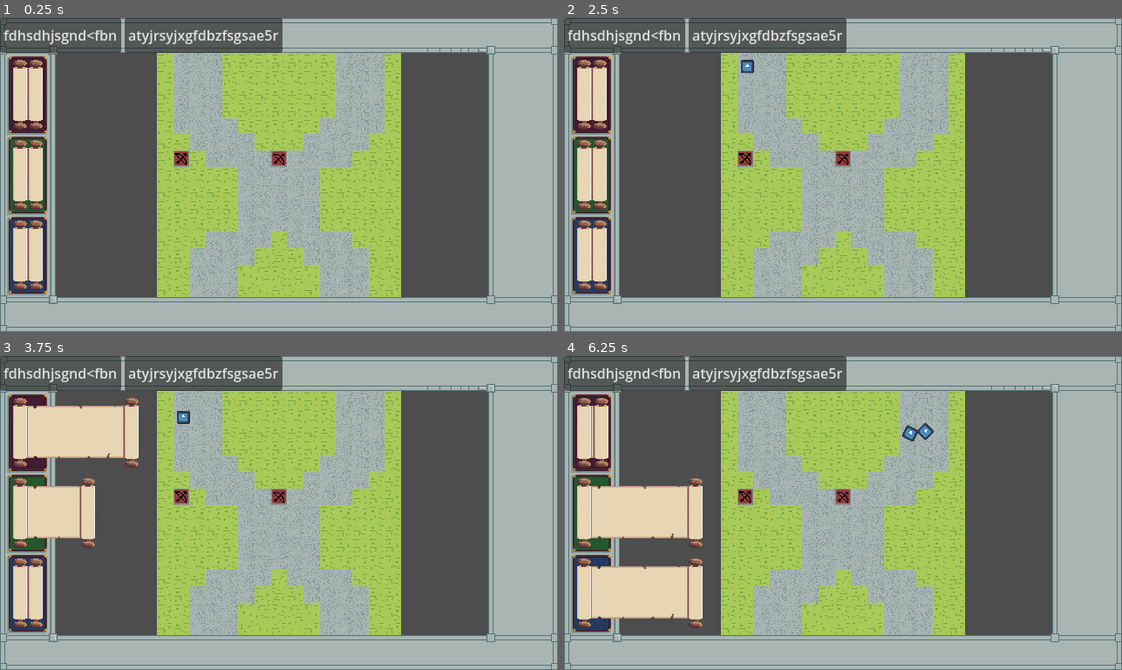
Above: before the commit, frames 1-4 (two rows, left to right).
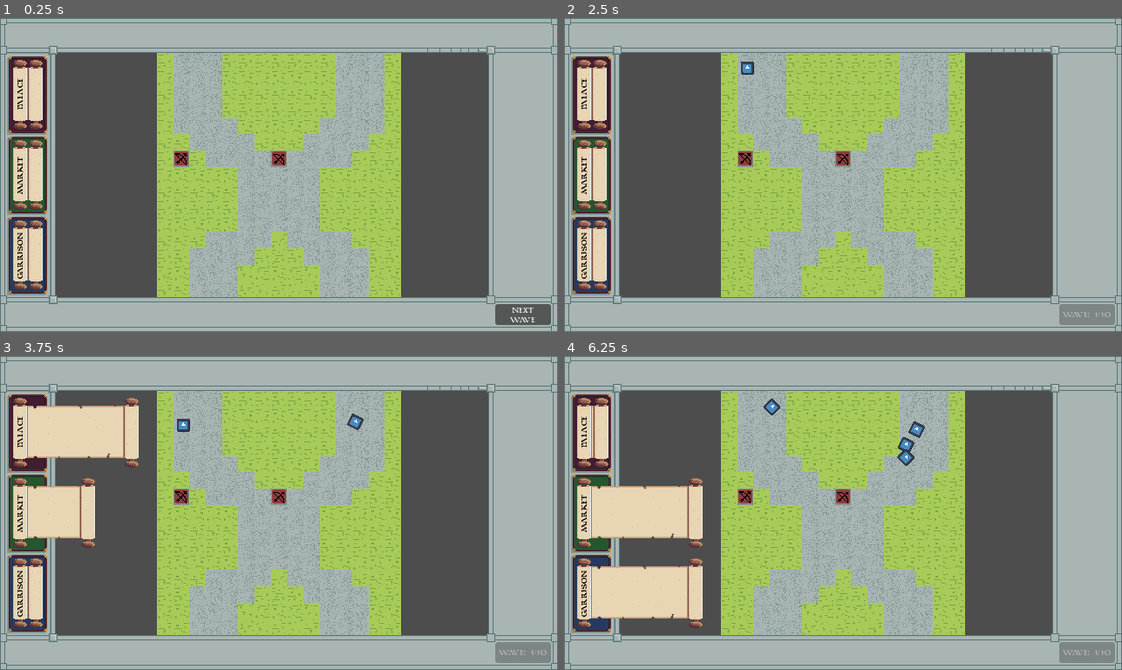
Above: after the commit, the same moments.

Repository: sammy-hutch/tower-defense-deckbuilder
Game: Godot game, scene res://scenes/main.tscn
Two runs of this game, one before a commit and one after it. Both use one fixed random seed, a clock stepped at 60 frames per second and the inputs below. The engine's default icon, where the game draws it, is replaced by a stand-in: a white triangle on a blue panel in a dark square.
Inputs (mouse positions are in pixels of both pictures, inside the frame that each line leads up to):
- Up to frame 1 (0.25 s): no input
- Up to frame 2 (2.5 s): click (625, 36) at 0.5 s, where only the run before the commit has a clickable "fdhsdhjsgnd<fbn"; click (764, 36) at 1.25 s, where only the run before the commit has a clickable "atyjrsyjxgfdbzfsgsae5r"; click (1088, 313) at 2 s, where only the run after the commit has a clickable "Next Wave"
- Up to frame 3 (3.75 s): click (33, 431) at 2.75 s; click (33, 513) at 3.5 s
- Up to frame 4 (6.25 s): click (597, 594) at 4.25 s; click (625, 374) at 5 s, where only the run before the commit has a clickable "fdhsdhjsgnd<fbn"; click (692, 431) at 5.75 s

The runs differ from the first frame. In frame 1, 6.2% of the frame differs, in the area x 0-99%, y 0-98%; in frame 2, 6.2%; in frame 3, 6.4%; in frame 4, 6.7%.

Commit message:
feat: wave sequence, wave data, font

Diff:
--- /dev/null
+++ b/data/waves_data.gd
@@ -0,0 +1,20 @@
+extends Node
+
+var waves: Dictionary = {
+	1: [
+		{"type": "basic", "delay": 1},
+		{"type": "basic", "delay": 1},
+		{"type": "basic", "delay": 1},
+		{"type": "basic", "delay": 1},
+		{"type": "basic", "delay": 1},
+		{"type": "big", "delay": 1},
+	],
+	2: [
+		{"type": "basic", "delay": 1},
+		{"type": "big", "delay": 1},
+		{"type": "basic", "delay": 1},
+		{"type": "big", "delay": 1},
+		{"type": "basic", "delay": 1},
+		{"type": "big", "delay": 1},
+	]
+}
--- a/project.godot
+++ b/project.godot
@@ -15,6 +15,11 @@
 config/features=PackedStringArray("4.7", "Forward Plus")
 config/icon="res://assets/sprites/icon.svg"
 
+[autoload]
+
+Events="*uid://cupah0e0aonjb"
+WavesData="*uid://cbnj71ky7ifrb"
+
 [display]
 
 window/size/viewport_width=640
@@ -28,6 +33,10 @@
 tiles=""
 mobs=""
 
+[gui]
+
+theme/custom_font="uid://jh14ri7chkkm"
+
 [physics]
 
 3d/physics_engine="Jolt Physics"
--- a/scenes/main.tscn
+++ b/scenes/main.tscn
@@ -105,14 +105,6 @@
 custom_maximum_size = Vector2(640, 40)
 layout_mode = 2
 
-[node name="Button" type="Button" parent="CanvasLayer/UI/VBoxContainer/TopBar" unique_id=1351294164]
-layout_mode = 2
-text = "fdhsdhjsgnd<fbn"
-
-[node name="Button2" type="Button" parent="CanvasLayer/UI/VBoxContainer/TopBar" unique_id=1394035112]
-layout_mode = 2
-text = "atyjrsyjxgfdbzfsgsae5r"
-
 [node name="MainView" type="HBoxContainer" parent="CanvasLayer/UI/VBoxContainer" unique_id=769095362]
 custom_minimum_size = Vector2(640, 280)
 layout_mode = 2
@@ -121,6 +113,20 @@
 custom_minimum_size = Vector2(64, 280)
 custom_maximum_size = Vector2(64, 280)
 layout_mode = 2
+
+[node name="PalaceScrollLabel" type="Label" parent="CanvasLayer/UI/VBoxContainer/MainView/ShopSelector" unique_id=262441873]
+modulate = Color(0, 0, 0, 1)
+texture_filter = 1
+layout_mode = 0
+offset_left = 14.0
+offset_top = 76.0
+offset_right = 73.0
+offset_bottom = 93.0
+rotation = -1.5707964
+theme_override_font_sizes/font_size = 10
+text = "Palace"
+horizontal_alignment = 1
+vertical_alignment = 1
 
 [node name="PalaceButton" type="TextureButton" parent="CanvasLayer/UI/VBoxContainer/MainView/ShopSelector" unique_id=316825363]
 texture_filter = 1
@@ -135,6 +141,20 @@
 size_flags_vertical = 0
 texture_normal = ExtResource("5_o6xl0")
 
+[node name="MarketScrollLabel2" type="Label" parent="CanvasLayer/UI/VBoxContainer/MainView/ShopSelector" unique_id=1981685104]
+modulate = Color(0, 0, 0, 1)
+texture_filter = 1
+layout_mode = 0
+offset_left = 14.0
+offset_top = 169.0
+offset_right = 73.0
+offset_bottom = 186.0
+rotation = -1.5707964
+theme_override_font_sizes/font_size = 10
+text = "Market"
+horizontal_alignment = 1
+vertical_alignment = 1
+
 [node name="MarketButton" type="TextureButton" parent="CanvasLayer/UI/VBoxContainer/MainView/ShopSelector" unique_id=384498588]
 texture_filter = 1
 custom_minimum_size = Vector2(18, 80)
@@ -148,6 +168,20 @@
 size_flags_vertical = 0
 texture_normal = ExtResource("5_o6xl0")
 
+[node name="GarrisonScrollLabel3" type="Label" parent="CanvasLayer/UI/VBoxContainer/MainView/ShopSelector" unique_id=596201187]
+modulate = Color(0, 0, 0, 1)
+texture_filter = 1
+layout_mode = 0
+offset_left = 14.0
+offset_top = 261.0
+offset_right = 74.0
+offset_bottom = 278.0
+rotation = -1.5707964
+theme_override_font_sizes/font_size = 10
+text = "Garrison"
+horizontal_alignment = 1
+vertical_alignment = 1
+
 [node name="GarrisonButton" type="TextureButton" parent="CanvasLayer/UI/VBoxContainer/MainView/ShopSelector" unique_id=618357962]
 texture_filter = 1
 custom_minimum_size = Vector2(18, 80)
@@ -170,5 +204,19 @@
 [node name="BottomBar" type="HBoxContainer" parent="CanvasLayer/UI/VBoxContainer" unique_id=684191337]
 custom_minimum_size = Vector2(640, 40)
 layout_mode = 2
+alignment = 2
+
+[node name="NextWaveButton" type="Button" parent="CanvasLayer/UI" unique_id=890409092]
+custom_minimum_size = Vector2(64, 24)
+custom_maximum_size = Vector2(64, 24)
+layout_mode = 0
+offset_left = 568.0
+offset_top = 328.0
+offset_right = 632.0
+offset_bottom = 352.0
+theme_override_font_sizes/font_size = 10
+text = "Next
+Wave"
 
 [connection signal="pressed" from="CanvasLayer/UI/VBoxContainer/MainView/ShopSelector/PalaceButton" to="CanvasLayer/UI" method="_on_palace_button_pressed"]
+[connection signal="pressed" from="CanvasLayer/UI/NextWaveButton" to="CanvasLayer/UI" method="_on_next_wave_button_pressed"]
--- a/scripts/archer_tower.gd
+++ b/scripts/archer_tower.gd
@@ -5,7 +5,7 @@
 
 const arrow_scene = preload("res://scenes/arrow.tscn")
 
-@export var cooldown_time: float = 5.0
+@export var cooldown_time: float = 3.0
 
 var ready_to_attack: bool = true
 var mobs_in_range: Array = []
--- /dev/null
+++ b/scripts/events.gd
@@ -0,0 +1,7 @@
+extends Node
+
+signal wave_start_requested
+signal wave_finish_requested
+
+signal wave_started
+signal wave_finished
--- a/scripts/main.gd
+++ b/scripts/main.gd
@@ -5,10 +5,16 @@
 @onready var tilemap_layer = $Map/TileMapLayer
 @onready var map_window: Control = $CanvasLayer/UI/VBoxContainer/MainView/MapWindow
 
+var current_wave: int = 0
+var total_waves: int = 10
+
 # Called when the node enters the scene tree for the first time.
 func _ready() -> void:
-	#await get_tree().process_frame
+	# setup signals
+	Events.wave_start_requested.connect(_on_wave_start_requested)
+	Events.wave_finish_requested.connect(_on_wave_finish_requested)
 
+	# setup Camera & zoom
 	var viewport_width = ProjectSettings.get_setting("display/window/size/viewport_width")
 	var viewport_height = ProjectSettings.get_setting("display/window/size/viewport_height")
 
@@ -34,8 +40,21 @@
 	var map_center = map_rect.position * tile_map.tile_set.tile_size + map_pixel_size / 2
 	camera_2d.global_position = map_center
 
+	# setup children data
+	var path = map.get_node("Path")
+	path.main = self
+
 
 
 # Called every frame. 'delta' is the elapsed time since the previous frame.
 func _process(delta: float) -> void:
 	pass
+
+
+func _on_wave_start_requested() -> void:
+	current_wave += 1
+	if current_wave <= total_waves:
+		Events.wave_started.emit()
+
+func _on_wave_finish_requested() -> void:
+	Events.wave_finished.emit()
--- a/scripts/mob.gd
+++ b/scripts/mob.gd
@@ -4,7 +4,7 @@
 
 var current_tiles: Array = []
 var direction: Vector2
-var speed: float = 20.0
+var speed: float = 30.0
 
 # Called when the node enters the scene tree for the first time.
 func _ready() -> void:
--- a/scripts/path.gd
+++ b/scripts/path.gd
@@ -6,25 +6,34 @@
 const path_cell_scene = preload("res://scenes/path_cell.tscn")
 const mob_scene = preload("res://scenes/mob.tscn")
 
+# ref vars waiting to populate
+var main: Node2D
+
 var cell_lookup := {}
 var flow_map := {}
 
 var path_cells: Array = []
 var path_tiles: Array = []
 
+var current_wave_data: Array
+
 # Called when the node enters the scene tree for the first time.
 func _ready() -> void:
+	# set signals
+	Events.wave_started.connect(_on_wave_started)
+
 	_build_path()
 	_find_shortest_routes()
 
-	t.wait_time = 2.0
-	t.autostart = true
 	t.timeout.connect(_on_timer_timeout)
 
 
 # Called every frame. 'delta' is the elapsed time since the previous frame.
 func _process(delta: float) -> void:
 	pass
+
+
+###### BUILD FUNCTIONS ######
 
 func _build_path():
 	var tile_set = tile_map_layer.tile_set
@@ -108,26 +117,7 @@
 		_update_path_cells(cell_info)
 
 
-func _spawn_mob():
-	var entry_points = tile_map_layer.get_used_cells_by_id(-1, Vector2i(2,0), -1)
-	var entry_point: Vector2i
-
-	if len(entry_points) > 0:
-		entry_point = entry_points.pick_random()
-
-	var world_pos = tile_map_layer.map_to_local(entry_point)
-	var tile_size = tile_map_layer.tile_set.tile_size.x
-	var x_fuzz = randi_range(-tile_size, tile_size)
-	var y_fuzz = randi_range(-tile_size, tile_size)
-	world_pos += Vector2(x_fuzz, y_fuzz)
-
-	var new_mob = mob_scene.instantiate()
-	new_mob.position = world_pos
-
-	add_child(new_mob)
-
-
-###### HELPER FUNCTIONS ######
+###### BUILD HELPER FUNCTIONS ######
 
 func _update_flow_map(new_tile):
 	var tile = new_tile["tile"]
@@ -152,7 +142,57 @@
 	cell.flow_vector = vector
 
 
+###### RUN FUNCTIONS ######
+
+func _wave_starter() -> void:
+	if main.current_wave <= len(WavesData.waves):
+		current_wave_data = WavesData.waves[main.current_wave]
+		_handle_next_wave_event()
+	else:
+		Events.wave_finished.emit()
+
+
+func _spawn_mob(type: String):
+	print("spawning mob of type: %s" % type)
+	var entry_points = tile_map_layer.get_used_cells_by_id(-1, Vector2i(2,0), -1)
+	var entry_point: Vector2i
+
+	if len(entry_points) > 0:
+		entry_point = entry_points.pick_random()
+
+	var world_pos = tile_map_layer.map_to_local(entry_point)
+	var tile_size = tile_map_layer.tile_set.tile_size.x
+	var x_fuzz = randi_range(-tile_size, tile_size)
+	var y_fuzz = randi_range(-tile_size, tile_size)
+	world_pos += Vector2(x_fuzz, y_fuzz)
+
+	var new_mob = mob_scene.instantiate()
+	new_mob.position = world_pos
+
+	if type == "big":
+		new_mob.scale = Vector2(2,2)
+
+	add_child(new_mob)
+
+
+func _handle_next_wave_event() -> void:
+	if not current_wave_data.is_empty():
+		var current_event = current_wave_data.pop_front()
+
+		_spawn_mob(current_event["type"])
+
+		t.wait_time = current_event["delay"]
+		t.start()
+
+	else:
+		Events.wave_finished.emit()
+
+
+
 ###### Signals ######
 
+func _on_wave_started() -> void:
+	_wave_starter()
+
 func _on_timer_timeout() -> void:
-	_spawn_mob()
+	_handle_next_wave_event()
--- a/scripts/ui.gd
+++ b/scripts/ui.gd
@@ -1,6 +1,9 @@
 extends Control
 
-# Menu Scrolls nodes
+# Main parent node
+@onready var main: Node2D = $"../.."
+
+# Menu Scrolls children nodes
 @onready var palace_button: TextureButton = $VBoxContainer/MainView/ShopSelector/PalaceButton
 @onready var palace_scroll_clip: Control = $PalaceScrollClip
 @onready var palace_scroll_graphic: TextureRect = $PalaceScrollClip/PalaceScroll
@@ -10,6 +13,9 @@
 @onready var garrison_button: TextureButton = $VBoxContainer/MainView/ShopSelector/GarrisonButton
 @onready var garrison_scroll_clip: Control = $GarrisonScrollClip
 @onready var garrison_scroll_graphic: TextureRect = $GarrisonScrollClip/GarrisonScroll
+
+# other children nodes
+@onready var next_wave_button: Button = $NextWaveButton
 
 # general scroll vars
 var scroll_rolled_width := 0
@@ -21,6 +27,10 @@
 
 # Called when the node enters the scene tree for the first time.
 func _ready() -> void:
+	# connect signals
+	Events.wave_started.connect(_on_wave_started)
+	Events.wave_finished.connect(_on_wave_finished)
+
 	# set config objects based on child nodes
 	var palace_cfg = {
 		"button": palace_button,
@@ -98,3 +108,15 @@
 		cfg["open"] = new_open_val
 		print("open: %s" % open)
 	)
+
+func _on_wave_started() -> void:
+	next_wave_button.disabled = true
+	next_wave_button.text = "Wave: " + str(main.current_wave) + "/" + str(main.total_waves)
+
+func _on_wave_finished() -> void:
+	next_wave_button.disabled = false
+	next_wave_button.text = "Next\nWave"
+
+
+func _on_next_wave_button_pressed() -> void:
+	Events.wave_start_requested.emit()
Binary file added: assets/Darinia.ttf
Not shown, added: assets/Darinia.ttf.import
Not shown, added: data/waves_data.gd.uid
Not shown, added: scripts/events.gd.uid
